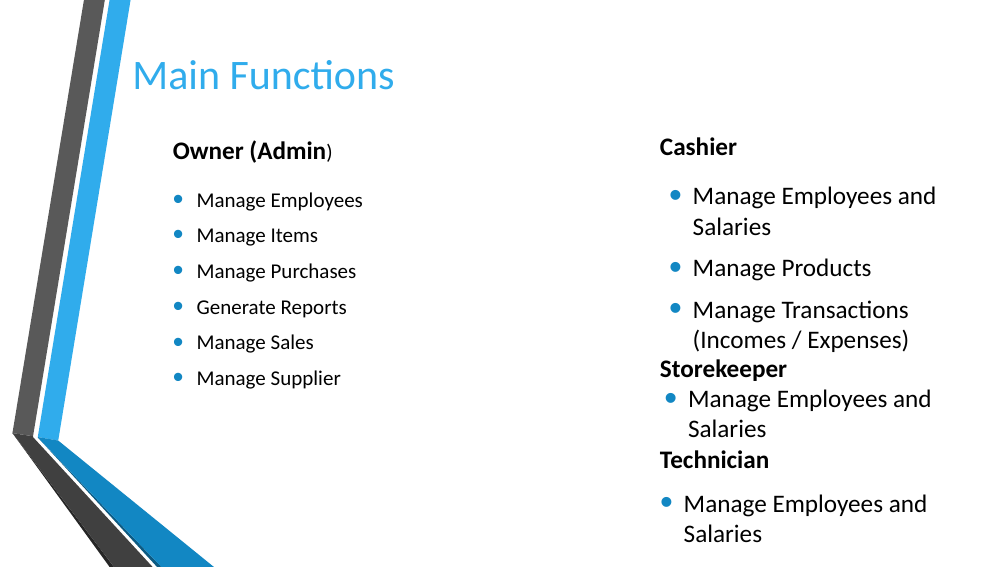
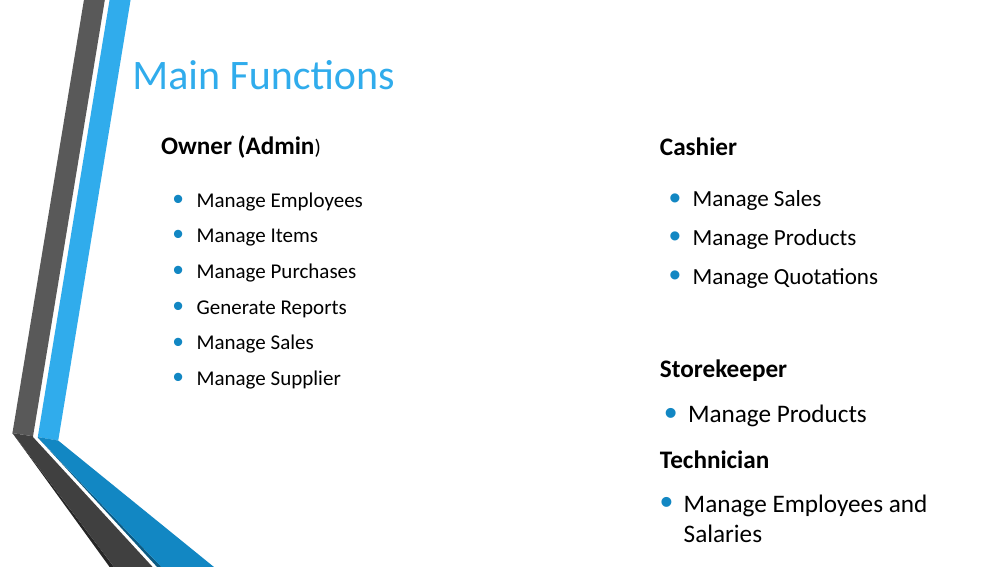
Before and after one commit to KevinShehan/code_tech_pro, a slide deck: slide 5 of Sales And Inventory Management System.pptx. Drawn at 1008x567 pixels with LibreOffice and Linux fonts; fonts in the diff are those of the drawing; background and template pictures are left out. Boxes give left, top, right and bottom in pixels: in the first picture for what was removed or moved away, otherwise in the second. Text is boxed around its words. In the diff, an @@ line names an element or a change of style, - is before the commit and + after.

```diff
--- a/Sales And Inventory Management System.pptx
+++ b/Sales And Inventory Management System.pptx
@@ text "Owner (Admin)": place and size @@
-text "Owner (Admin)" at [173,140,326,163]
+text "Owner (Admin)" at [161,135,315,158]
@@ text at [693,190,821,210]: text changed; size 24 to 22 pt @@
-• Manage Employees and Salaries
+• Manage Sales
@@ text at [693,229,856,249]: size 24 to 22 pt in "Manage Products" @@
@@ text at [693,268,878,288]: text changed; size 24 to 22 pt @@
-• Manage Transactions (Incomes / Expenses)
+• Manage Quotations
@@ text at [688,404,867,427]: text changed @@
-• Manage Employees and Salaries
+• Manage Products
```
Also in this commit, not shown: 2 other slides changed, 3 other files.
